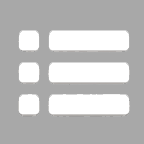
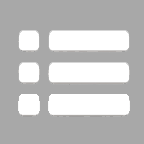
Layers edited between the first and the second 144x144 image:
painted on "Layer 1" over [18, 94, 130, 115]
